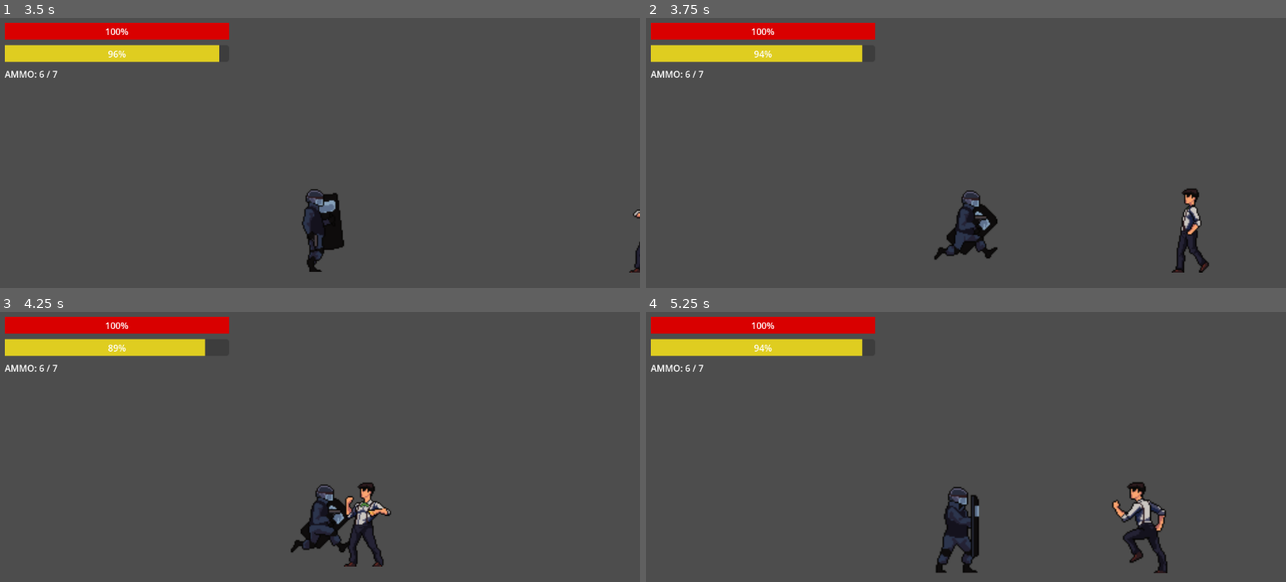
Above: before the commit, frames 1-4 (two rows, left to right).
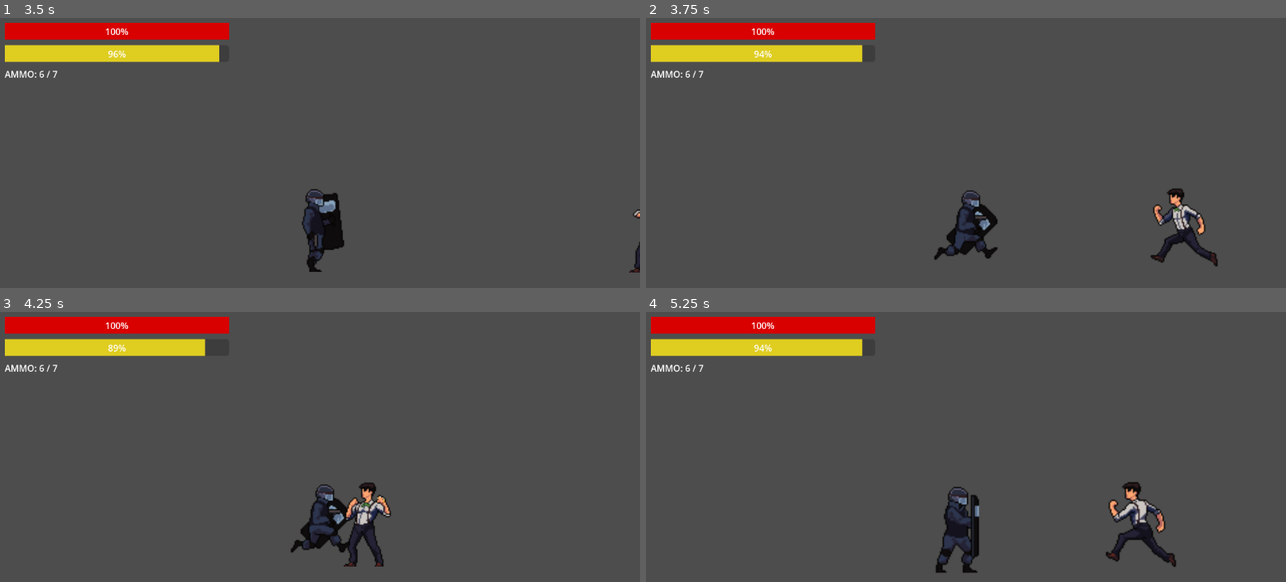
Above: after the commit, the same moments.

Repository: naufal-ramadhan/IndividualGameDev
Game: Godot game, scene res://levels/Level0.tscn
Same seed, same stepped clock (60 frames per second), same inputs: the game is played once before the commit and once after it.
Inputs (mouse positions are in pixels of both pictures, inside the frame that each line leads up to):
- Up to frame 1 (3.5 s): move the mouse to (460, 174) at 0.52 s; hold Shift (run) 0.53-1.28 s; hold D (move_right) 0.53-2.03 s; move the mouse to (185, 212) at 1.27 s; tap Shift (run) at 1.35, 2.3, 3.05 s; move the mouse to (384, 112) at 2.02 s; hold A (move_left) 2.03-2.78 s; hold Right mouse button (shield) 2.03-2.78 s; move the mouse to (281, 266) at 2.77 s; hold D (move_right) from 2.78 s (still down); click (281, 266) at 2.85 s
- Up to frame 2 (3.75 s): keep holding D (move_right); move the mouse to (1158, 247) at 3.52 s; hold Shift (run) from 3.53 s (still down)
- Up to frame 3 (4.25 s): keep holding D (move_right); keep holding Shift (run)
- Up to frame 4 (5.25 s): move the mouse to (767, 433) at 4.27 s; release D (move_right) at 4.28 s; release Shift (run) at 4.28 s; hold A (move_left) 4.28-5.03 s; tap Shift (run) at 4.35 s; move the mouse to (998, 487) at 5.02 s; hold D (move_right) from 5.03 s (still down); hold Right mouse button (shield) from 5.03 s (still down)

Frame 1 is identical in both runs. In frame 2, 1.4% of the frame differs, in the area x 78-90%, y 63-95%; in frame 3, 0.5%; in frame 4, 1.3%.

Commit message:
feat: chase player upon taking hits.

Diff:
--- a/characters/enemies/gangster_melee/gangster_melee.gd
+++ b/characters/enemies/gangster_melee/gangster_melee.gd
@@ -8,7 +8,6 @@
 var hp = 100.0
 
 # --- SETTING DI EDITOR ---
-# Klik musuh di Scene Level, lihat Inspector kanan. Kamu bisa centang/uncentang ini!
 @export var can_patrol: bool = false
 
 # --- VARIABEL STATUS ---
@@ -18,7 +17,7 @@
 var is_hurt = false
 var is_dead = false
 var can_attack = true
-var player_in_attack_range = false # TAMBAHAN: Untuk ngecek pemain masih nempel
+var player_in_attack_range = false
 
 # --- VARIABEL PATROLI ---
 var patrol_direction = 1
@@ -34,9 +33,8 @@
 	detector.body_entered.connect(_on_player_entered)
 	detector.body_exited.connect(_on_player_exited)
 
-	# Hubungkan sinyal masuk dan keluar dari kotak pukul
 	attack_range.body_entered.connect(_on_attack_range_entered)
-	attack_range.body_exited.connect(_on_attack_range_exited) # Sinyal Baru!
+	attack_range.body_exited.connect(_on_attack_range_exited)
 
 func _physics_process(delta):
 	if is_dead or is_hurt:
@@ -94,18 +92,15 @@
 			patrol_timer = randf_range(2.0, 4.0) # Diam istirahat 2-4 detik
 		else:
 			patrol_timer = randf_range(3.0, 6.0) # Jalan keliling 3-6 detik
-			# 50% peluang putar balik saat mulai jalan lagi
 			if randf() > 0.5:
 				patrol_direction *= -1
 
-	# Jalankan pergerakannya
 	if is_patrol_resting:
 		velocity.x = move_toward(velocity.x, 0, PATROL_SPEED)
 		play_idle_logic()
 	else:
 		velocity.x = patrol_direction * PATROL_SPEED
 		flip_character(patrol_direction)
-		# Kalau punya animasi jalan santai ("walk"), pakai itu. Kalau ga ada, pakai "run".
 		anim.play("walk")
 
 func play_idle_logic():
@@ -159,13 +154,18 @@
 
 	hp -= amount
 	is_hurt = true
-	velocity.x = 0 # Terpental/Berhenti sejenak saat ditembak
+	velocity.x = 0 # Berhenti sejenak karena shock
+
+	if not is_chasing:
+		var p = get_tree().get_first_node_in_group("player")
+		if p:
+			player_target = p
+			is_chasing = true
 
 	if hp <= 0:
 		die()
 	else:
 		anim.play("hurt")
-		print("Gangster terkena tembakan! HP sisa: ", hp)
 		await get_tree().create_timer(0.3).timeout
 		is_hurt = false
 
--- a/levels/Level0.tscn
+++ b/levels/Level0.tscn
@@ -15,7 +15,7 @@
 position = Vector2(942.75, 344.25)
 shape = SubResource("RectangleShape2D_glxnc")
 
-[node name="Player" parent="." unique_id=1073017668 instance=ExtResource("1_oo2mb")]
+[node name="Player" parent="." unique_id=1073017668 groups=["player"] instance=ExtResource("1_oo2mb")]
 position = Vector2(97, 223)
 bullet_scene = ExtResource("2_1jtlb")
 
